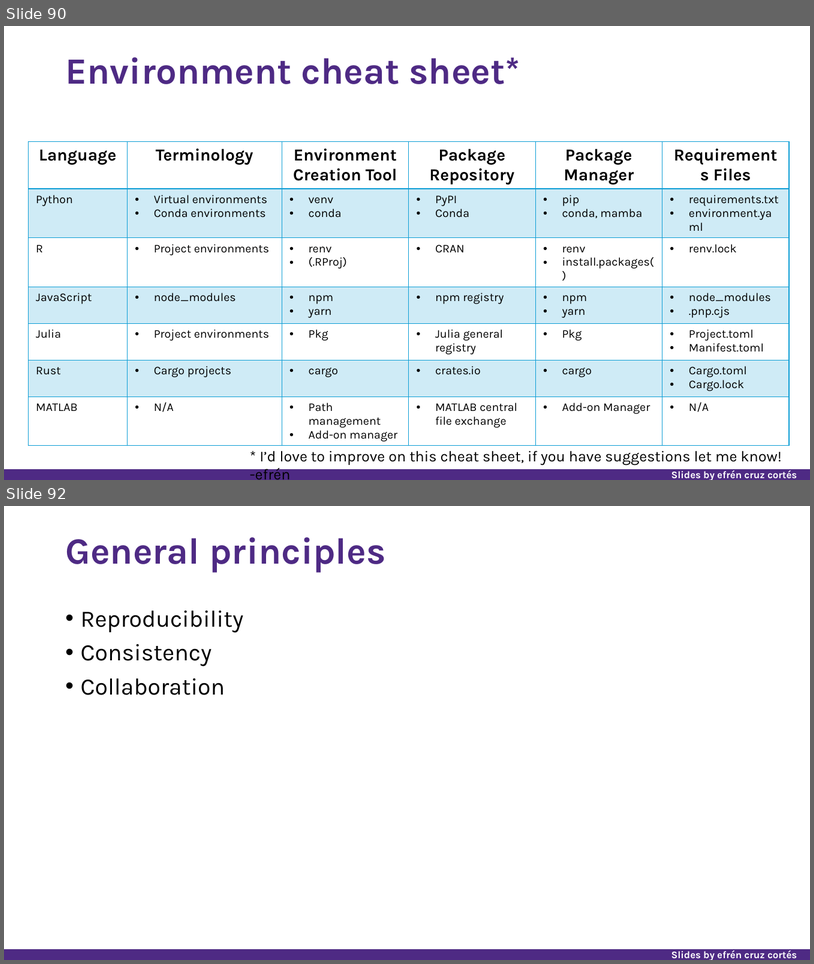
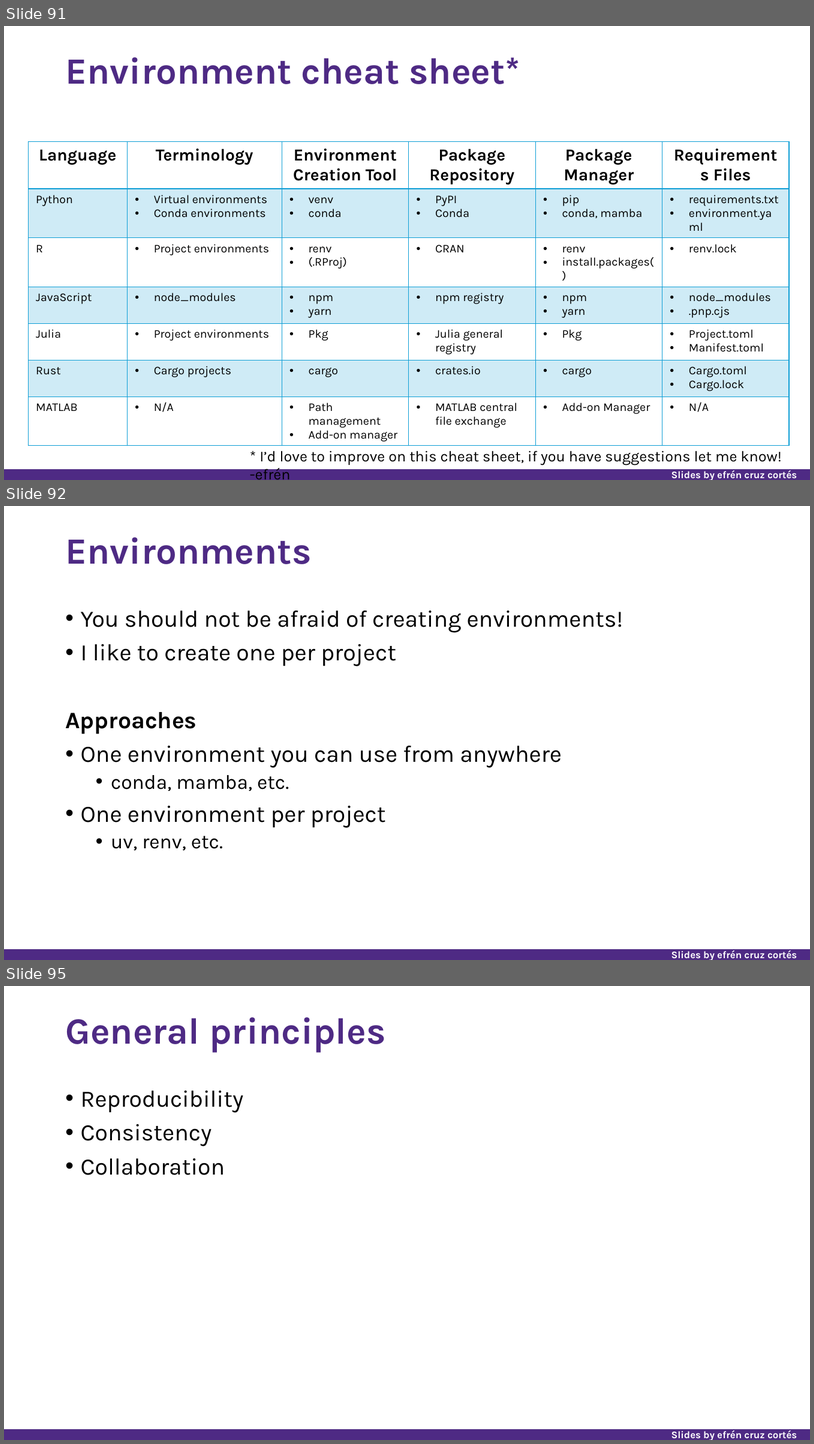
Before and after one commit to nuitrcs/researchers_guide_to_code_organization, a slide deck: researchers_guide_to_code_organization_day_1.pptx. Shown one above the other, each under a label of ours: slides 90 and 92 before the commit, slides 91, 92 and 95 after it; the slides between them are not shown. The pictures are 814x964 and 814x1444 pixels, drawn with LibreOffice and Linux fonts; fonts in the diff are those of the drawing. Boxes give left, top, right and bottom in pixels: in the first picture for what was removed or moved away, otherwise in the second. Text is boxed around its words. In the diff, an @@ line names an element or a change of style, - is before the commit and + after.

Commit message:
renv examples

```diff
--- a/researchers_guide_to_code_organization_day_1.pptx
+++ b/researchers_guide_to_code_organization_day_1.pptx
@@ slide 92 added at [4, 506, 810, 960], background #FFFFFF; not listed: 2 template elements that a slide beside it also shows @@
@@ title added at [65, 537, 311, 564], 44 pt, text #4E2A84, bold @@
+Environments
@@ text added at [65, 610, 624, 850], 28 pt, text #000000 @@
+• You should not be afraid of creating environments!
+• I like to create one per project
+Approaches
+• One environment you can use from anywhere
+  • conda, mamba, etc.
+• One environment per project
+  • uv, renv, etc.
@@ what was slide 90 is now slide 91 @@
@@ what was slide 92 is now slide 95 @@
```
Also in this commit, not shown: 3 slides changed, 2 other slides added, 4 other files.
